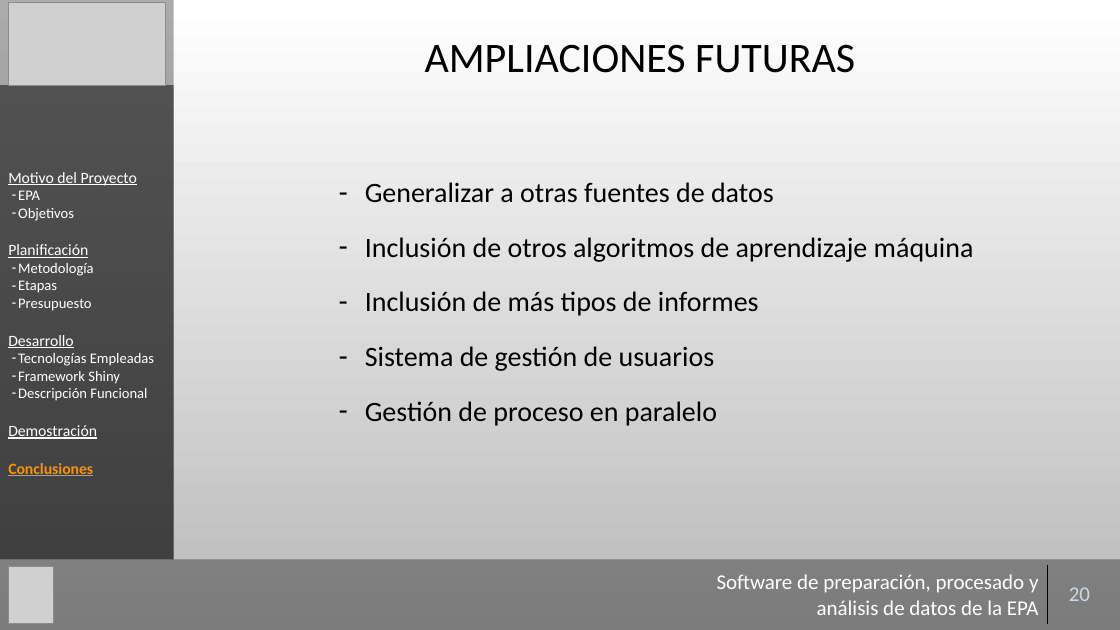
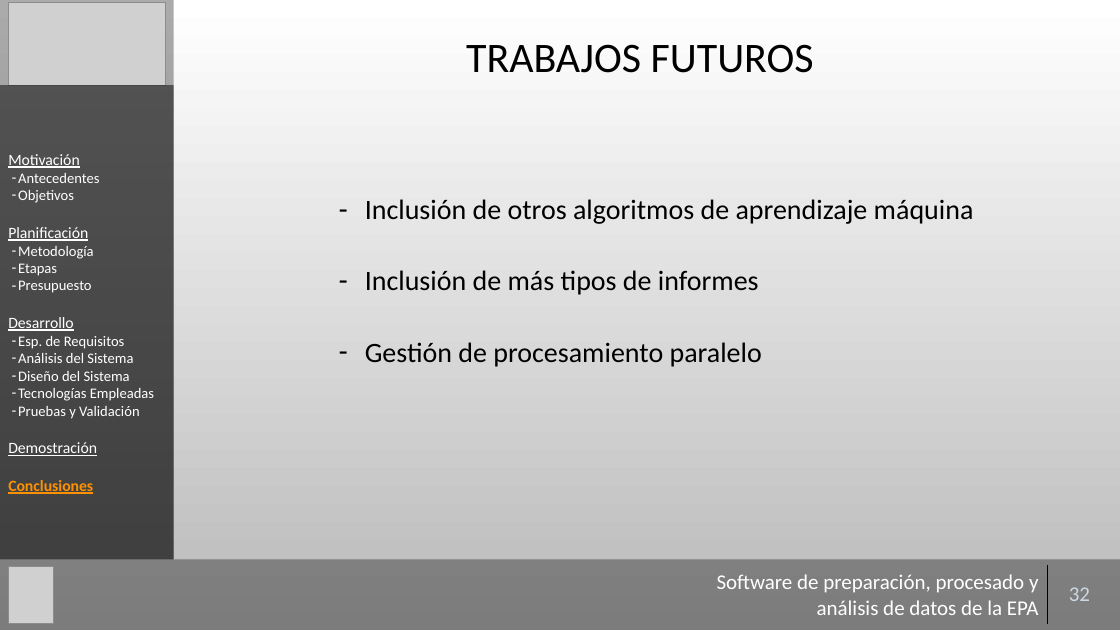
Before and after one commit to Gaulent/epa_explorer, a slide deck: slide 32 of mem/presentacion.pptx (slide 20 before the commit). Drawn at 1120x630 pixels with LibreOffice and Linux fonts; fonts in the diff are those of the drawing; grey boxes stand for pictures; background and template pictures are left out. Boxes give left, top, right and bottom in pixels: in the first picture for what was removed or moved away, otherwise in the second. Text is boxed around its words. In the diff, an @@ line names an element or a change of style, - is before the commit and + after.

```diff
--- a/mem/presentacion.pptx
+++ b/mem/presentacion.pptx
@@ text at bbox=[466, 44, 814, 73]: text changed @@
-AMPLIACIONES FUTURAS
+TRABAJOS FUTUROS
@@ text in rectangle at bbox=[8, 154, 99, 183]: text changed; size 13.5 to 12.5 pt @@
-Motivo del Proyecto
-– EPA
+Motivación
+– Antecedentes
@@ text at bbox=[365, 182, 774, 203]: paragraph removed @@
-– Generalizar a otras fuentes de datos
@@ text at bbox=[365, 199, 974, 295]: line spacing 1 to 1.5 @@
@@ text in rectangle at bbox=[18, 336, 133, 381]: paragraphs added @@
+– Esp. de Requisitos
+– Análisis del Sistema
+– Diseño del Sistema
@@ text at bbox=[365, 342, 762, 367]: text changed @@
-– Sistema de gestión de usuarios
-– Gestión de proceso en paralelo
+– Gestión de procesamiento paralelo
@@ text in rectangle at bbox=[18, 406, 140, 419]: text changed @@
-– Framework Shiny
-– Descripción Funcional
+– Pruebas y Validación
@@ table at bbox=[705, 565, 1112, 624] @@
-row 1, column 2: 20
+row 1, column 2: 32
```
Also in this commit, not shown: 29 other slides changed, 13 slides added, 3 other files.
